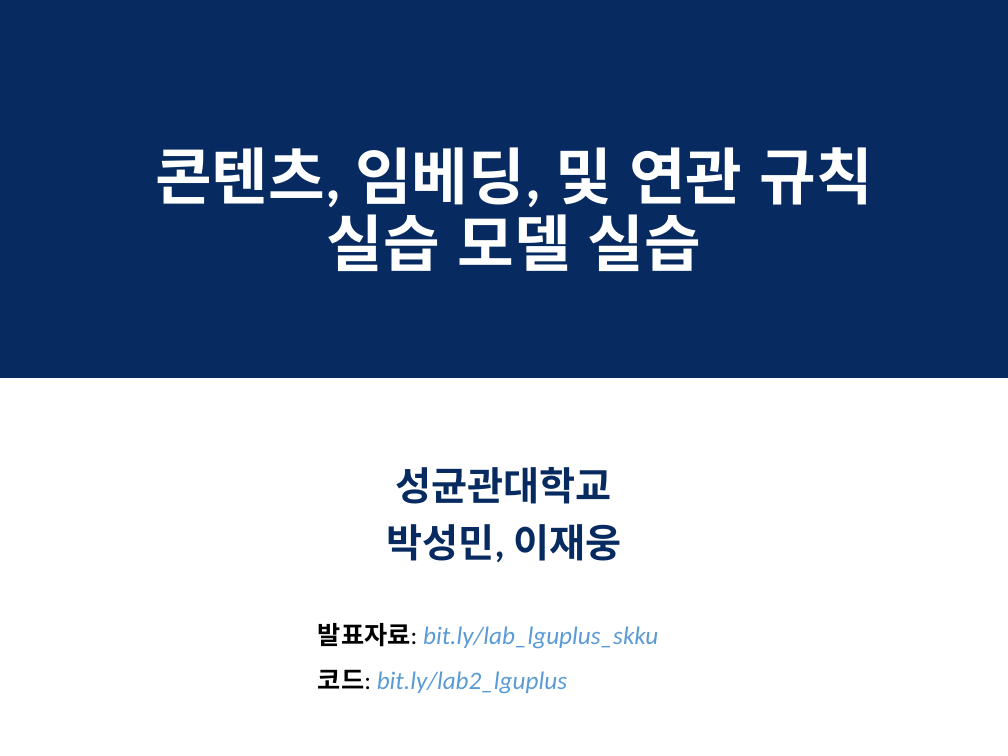
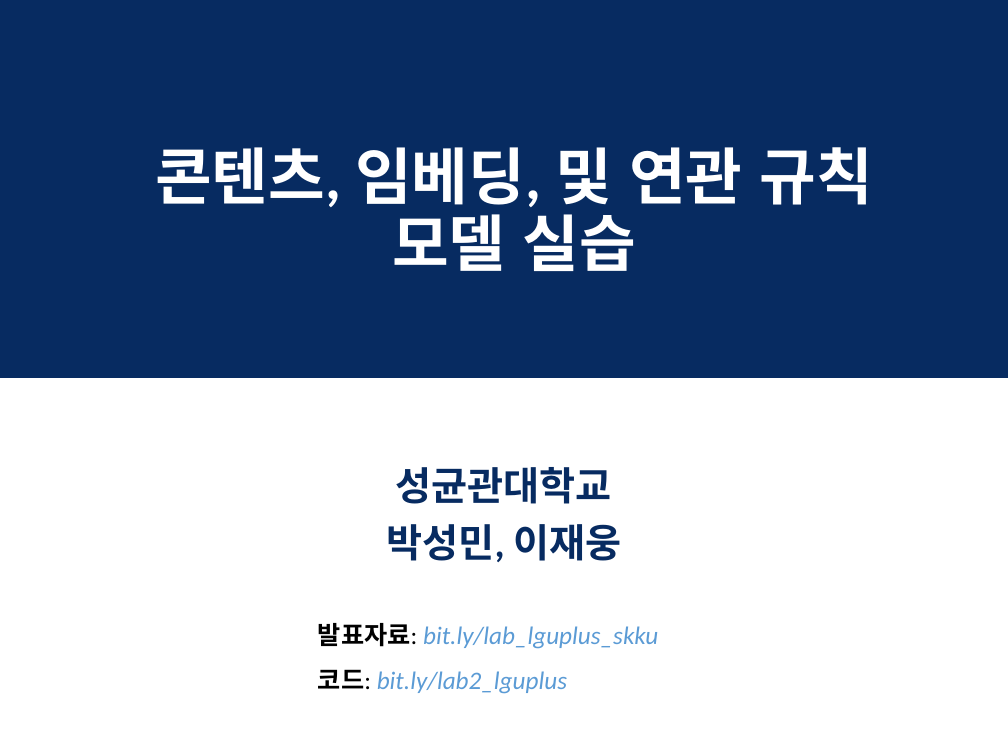
Before and after one commit to knlee-voice/lguplus_2021, a slide deck: slide 1 of slide/W02 Content-, Embedding-, and Association-based Recommendations (Lab).pptx. Drawn at 1008x756 pixels with LibreOffice and Linux fonts; fonts in the diff are those of the drawing; background and template pictures are left out. Boxes give left, top, right and bottom in pixels: in the first picture for what was removed or moved away, otherwise in the second. Text is boxed around its words. In the diff, an @@ line names an element or a change of style, - is before the commit and + after.

```diff
--- a/slide/W02 Content-, Embedding-, and Association-based Recommendations (Lab).pptx
+++ b/slide/W02 Content-, Embedding-, and Association-based Recommendations (Lab).pptx
@@ title at (155, 147, 873, 271): text changed @@
-콘텐츠, 임베딩, 및 연관 규칙
-실습 모델 실습
+콘텐츠, 임베딩, 및 연관 규칙
+모델 실습
```
Also in this commit, not shown: 7 other slides changed, 3 other files.
